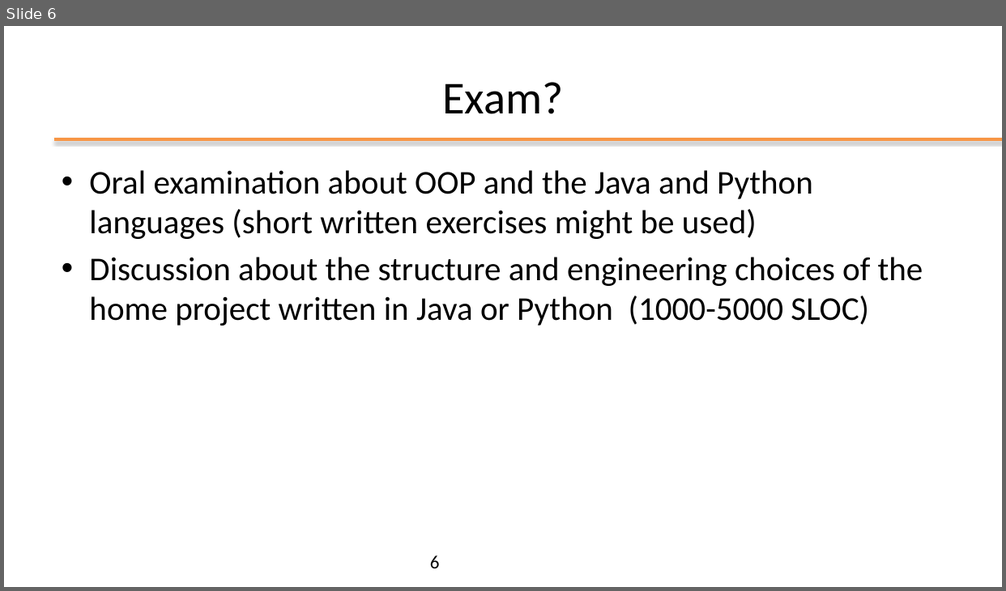
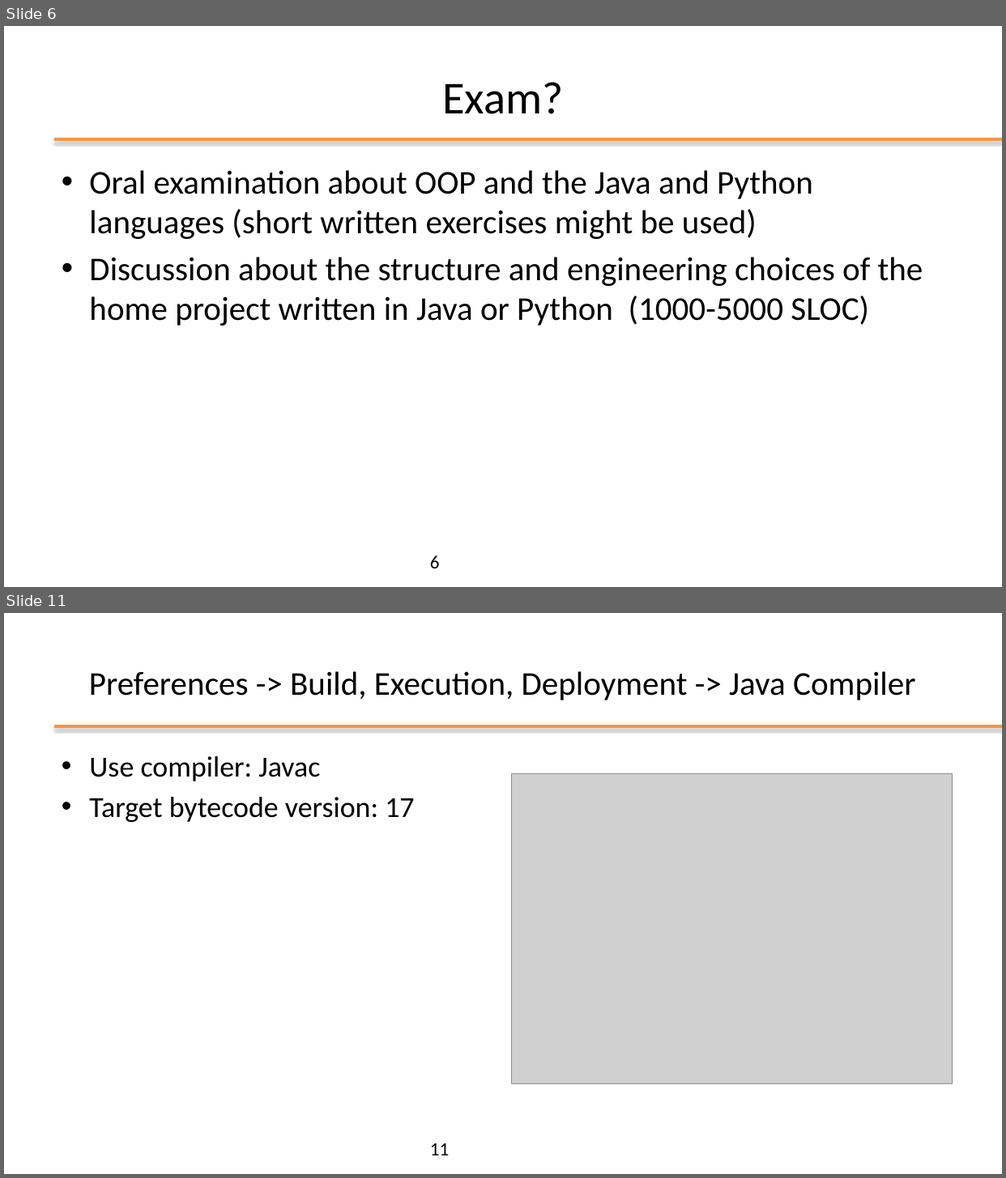
Before and after one commit to plctechnician/ooprogramming, a slide deck: java/slides/ppt/00 - Java Course Introduction.pptx. Shown one above the other, each under a label of ours: slide 6 before the commit, slides 6 and 11 after it; the slides between them are not shown. The pictures are 1006x591 and 1006x1178 pixels, drawn with LibreOffice and Linux fonts; fonts in the diff are those of the drawing; grey boxes stand for pictures; background and template pictures are left out. Boxes give left, top, right and bottom in pixels: in the first picture for what was removed or moved away, otherwise in the second. Text is boxed around its words. In the diff, an @@ line names an element or a change of style, - is before the commit and + after.

```diff
--- a/java/slides/ppt/00 - Java Course Introduction.pptx
+++ b/java/slides/ppt/00 - Java Course Introduction.pptx
@@ slide 11 added at (4, 613, 1002, 1174), background #FFFFFF; not listed: 1 template element that a slide beside it also shows @@
@@ title added at (89, 671, 915, 700), 32 pt, text #000000 @@
+Preferences -> Build, Execution, Deployment -> Java Compiler
@@ text added at (89, 756, 414, 822), 28 pt, text #000000 @@
+• Use compiler: Javac
+• Target bytecode version: 17
@@ picture added at (512, 774, 953, 1084) @@
@@ page number added at (430, 1144, 449, 1156), 18 pt, text #000000 @@
+11
```
Also in this commit, not shown: 2 slides changed, 6 other slides added, 2 other files.
